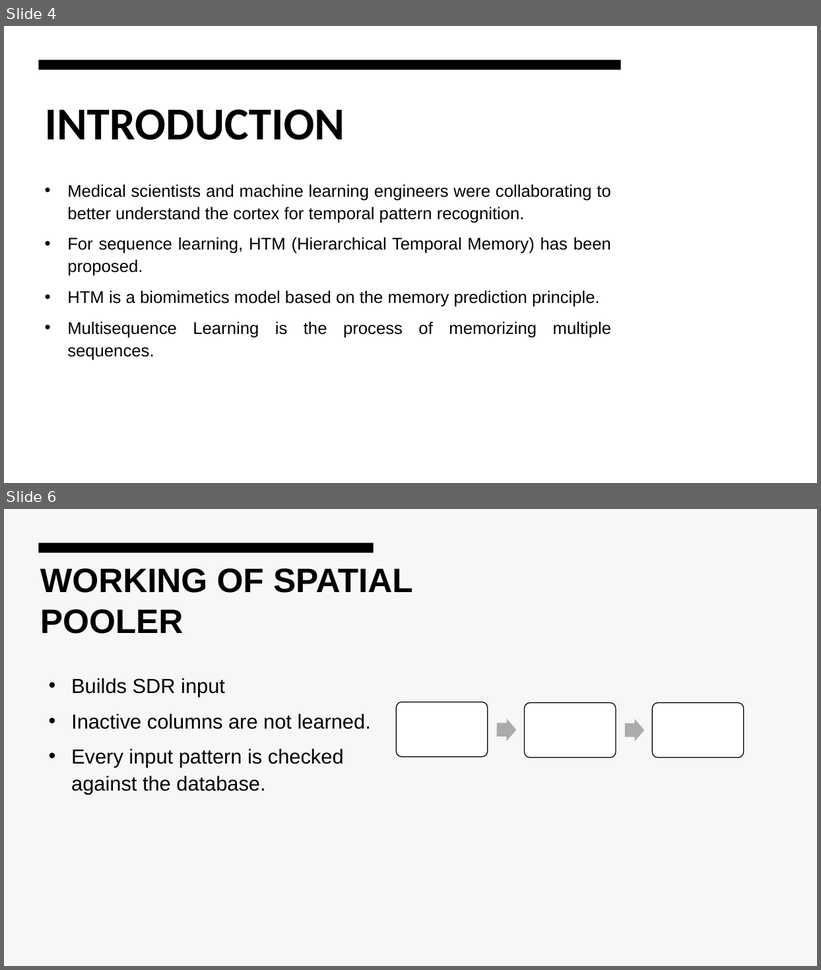
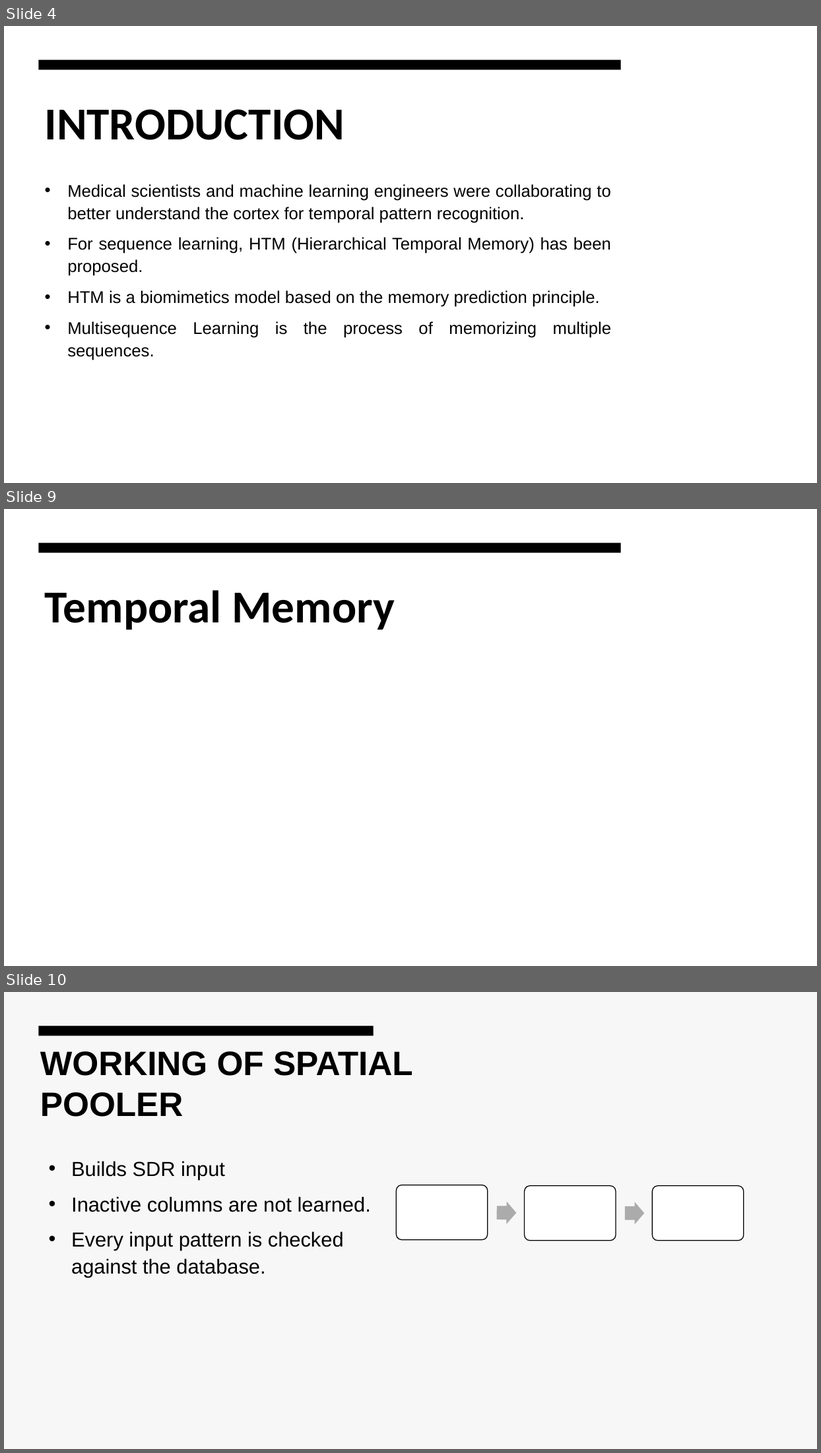
Before and after one commit to faizmohammedkhan7/neocortexapi, a slide deck: source/MySEProject/Documentation/ML-22-23-15 Approve Prediction of Multisequence Learning .pptx. Shown one above the other, each under a label of ours: slides 4 and 6 before the commit, slides 4, 9 and 10 after it; the slides between them are not shown. The pictures are 821x970 and 821x1453 pixels, drawn with LibreOffice and Linux fonts; fonts in the diff are those of the drawing. Boxes give left, top, right and bottom in pixels: in the first picture for what was removed or moved away, otherwise in the second. Text is boxed around its words. In the diff, an @@ line names an element or a change of style, - is before the commit and + after.

```diff
--- a/source/MySEProject/Documentation/ML-22-23-15 Approve Prediction of Multisequence Learning .pptx
+++ b/source/MySEProject/Documentation/ML-22-23-15 Approve Prediction of Multisequence Learning .pptx
@@ slide 9 added at (4, 509, 817, 966), background #FFFFFF @@
@@ rectangle added at (4, 509, 817, 966), fill #FFFFFF @@
@@ rectangle added at (39, 543, 621, 553), fill #000000 @@
@@ title added at (45, 590, 395, 630), 54 pt, text #000000, bold @@
+Temporal Memory
@@ what was slide 6 is now slide 10 @@
```
Also in this commit, not shown: 1 slide changed, 4 other slides added, 1 slide removed.
